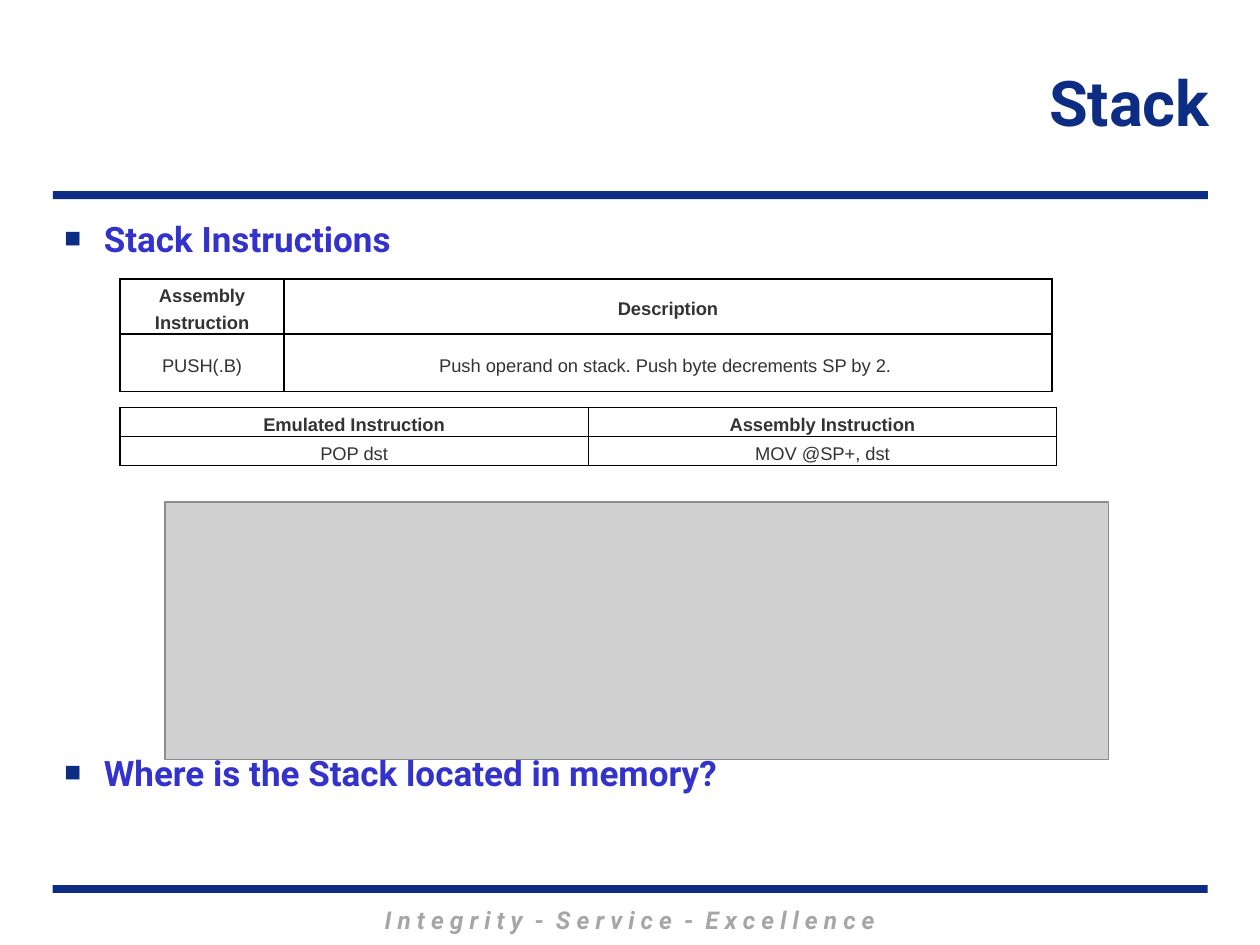
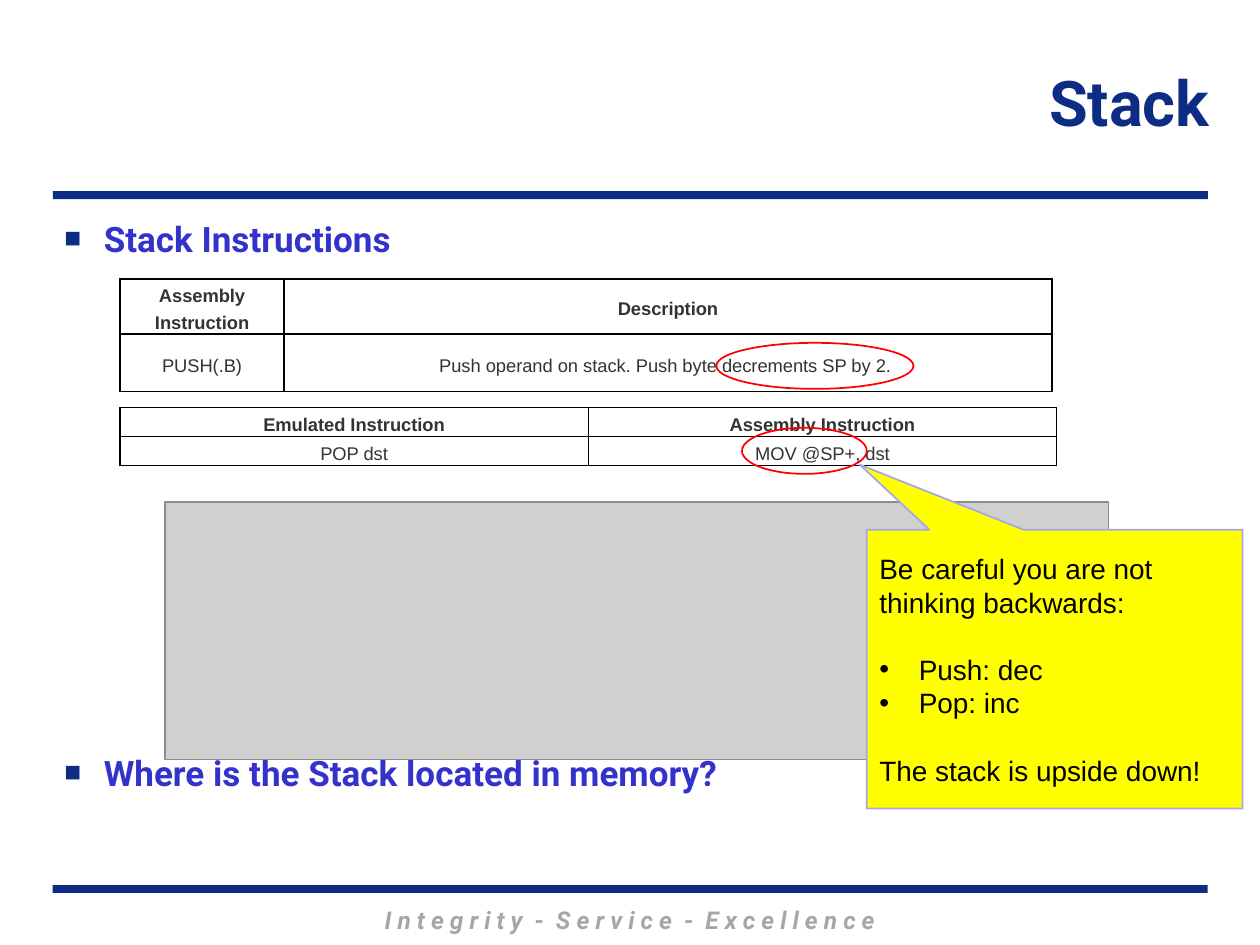
Before and after one commit to MarsUniversity/ECE382, a slide deck: slide 4 of source/lessons/lsn9-10/Lsn9-10.pptx. Drawn at 1260x945 pixels with LibreOffice and Linux fonts; fonts in the diff are those of the drawing; grey boxes stand for pictures; background and template pictures are left out. Boxes give left, top, right and bottom in pixels: in the first picture for what was removed or moved away, otherwise in the second. Text is boxed around its words. In the diff, an @@ line names an element or a change of style, - is before the commit and + after.

```diff
--- a/source/lessons/lsn9-10/Lsn9-10.pptx
+++ b/source/lessons/lsn9-10/Lsn9-10.pptx
@@ ellipse added at (x1=717, y1=343, x2=914, y2=389), outline #FF0000 1 pt @@
@@ ellipse added at (x1=742, y1=428, x2=867, y2=475), outline #FF0000 1 pt @@
@@ speech box added at (x1=867, y1=529, x2=1242, y2=808), fill #FFFF00, outline #A5A5E9 1 pt, 16 pt, text #000000 @@
+Be careful you are not thinking backwards:
+• Push: dec
+• Pop: inc
+The stack is upside down!
```
Also in this commit, not shown: 7 other slides changed, 1 slide removed, 1 other file.
